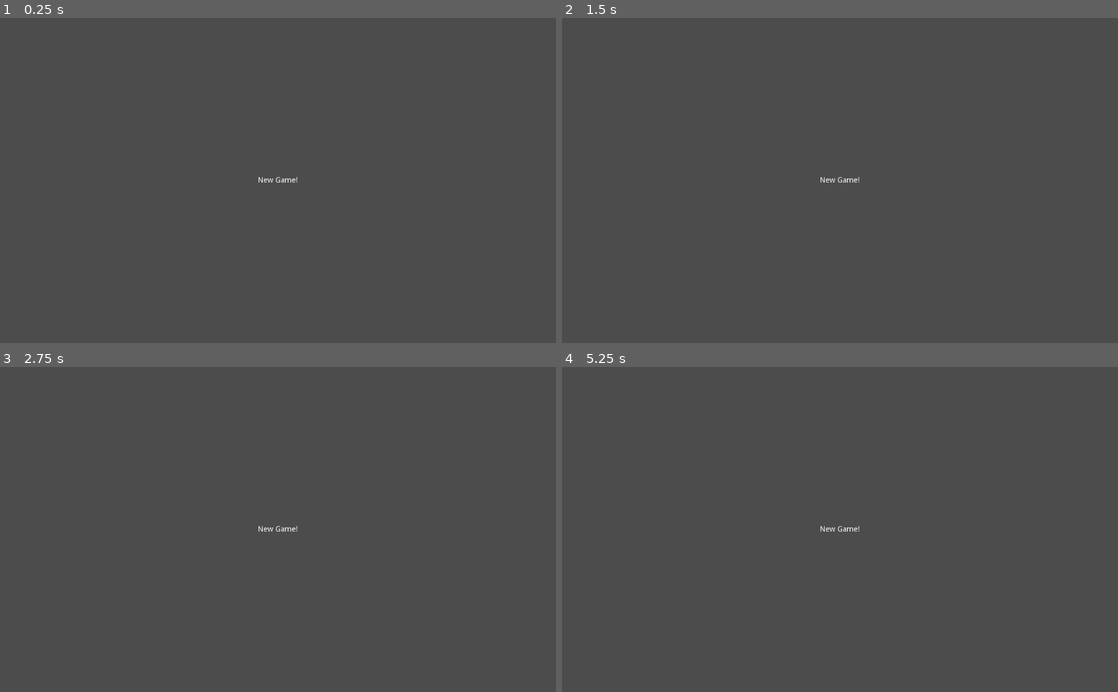
Above: before the commit, frames 1-4 (two rows, left to right).
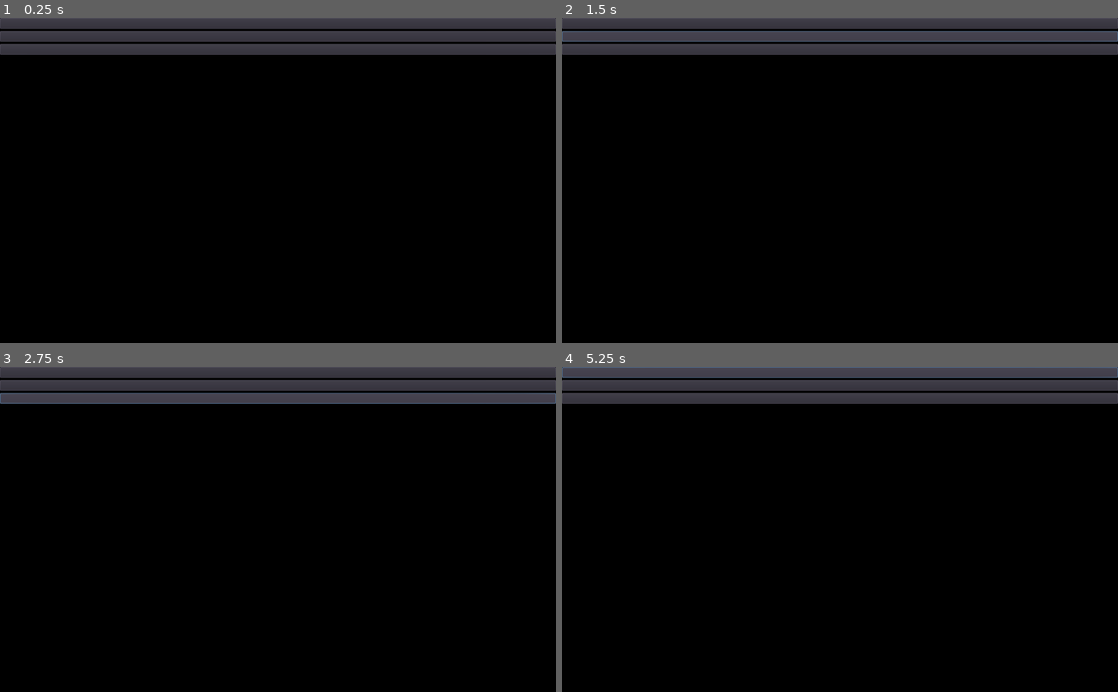
Above: after the commit, the same moments.

Repository: mamack1/trio_repo
Game: Godot game, scene res://scenes/menus/main_manu/Main.tscn
The game is run twice, just before and just after one commit, with the same random seed, the same clock (stepped at 60 frames per second) and the same inputs. Before the commit the project starts from res://Main.tscn.
Inputs (mouse positions are in pixels of both pictures, inside the frame that each line leads up to):
- Up to frame 1 (0.25 s): no input
- Up to frame 2 (1.5 s): click (840, 24) at 0.52 s; click (840, 37) at 1.27 s
- Up to frame 3 (2.75 s): click (278, 399) at 2.02 s
- Up to frame 4 (5.25 s): click (840, 373) at 2.77 s; click (840, 386) at 3.52 s; click (840, 399) at 4.27 s; click (840, 373) at 5.02 s

The runs differ from the first frame. In frame 1, 91% of the frame differs, in the area x 0-100%, y 0-100%; in frame 2, 91%; in frame 3, 91%; in frame 4, 91%.

Commit message:
basic file structure
Created the basic file structure and begun work on the main menu. Renamed files and organized

Diff:
--- a/src/Main.tscn
+++ /dev/null
@@ -1,16 +0,0 @@
-[gd_scene format=2]
-
-[node name="Main" type="Control"]
-anchor_right = 1.0
-anchor_bottom = 1.0
-
-[node name="Control" type="CenterContainer" parent="."]
-anchor_right = 1.0
-anchor_bottom = 1.0
-
-[node name="Label" type="Label" parent="Control"]
-margin_left = 475.0
-margin_top = 293.0
-margin_right = 549.0
-margin_bottom = 307.0
-text = "New Game!"
--- a/src/Scenes/AnimatedSprite.tscn
+++ b/src/Scenes/AnimatedSprite.tscn
@@ -1,6 +1,7 @@
 [gd_scene load_steps=7 format=2]
 
-[ext_resource path="res://Assets/output-onlinepngtools.png" type="Texture" id=1]
+[ext_resource path="res://assets/sprites/1bit_assets.png" type="Texture" id=1]
+
 
 [sub_resource type="AtlasTexture" id=2]
 flags = 4
--- a/src/default_env.tres
+++ /dev/null
@@ -1,7 +0,0 @@
-[gd_resource type="Environment" load_steps=2 format=2]
-
-[sub_resource type="ProceduralSky" id=1]
-
-[resource]
-background_mode = 2
-background_sky = SubResource( 1 )
--- a/src/project.godot
+++ b/src/project.godot
@@ -11,7 +11,7 @@
 [application]
 
 config/name="Techwise Trio Project"
-run/main_scene="res://Main.tscn"
+run/main_scene="res://scenes/menus/main_manu/Main.tscn"
 config/icon="res://icon.png"
 
 [gui]
@@ -21,7 +21,3 @@
 [physics]
 
 common/enable_pause_aware_picking=true
-
-[rendering]
-
-environment/default_environment="res://default_env.tres"
--- /dev/null
+++ b/src/scenes/menus/main_manu/Main.tscn
@@ -0,0 +1,28 @@
+[gd_scene format=2]
+
+[node name="main_menu" type="Control"]
+anchor_right = 1.0
+anchor_bottom = 1.0
+
+[node name="ColorRect" type="ColorRect" parent="."]
+anchor_right = 1.0
+anchor_bottom = 1.0
+color = Color( 0, 0, 0, 1 )
+
+[node name="VBoxContainer" type="VBoxContainer" parent="."]
+anchor_right = 1.0
+anchor_bottom = 1.0
+
+[node name="Button" type="Button" parent="VBoxContainer"]
+margin_right = 1024.0
+margin_bottom = 20.0
+
+[node name="Button2" type="Button" parent="VBoxContainer"]
+margin_top = 24.0
+margin_right = 1024.0
+margin_bottom = 44.0
+
+[node name="Button3" type="Button" parent="VBoxContainer"]
+margin_top = 48.0
+margin_right = 1024.0
+margin_bottom = 68.0
Not shown, changed: src/Scenes/output-onlinepngtools.png.import
Binary file added: src/assets/fonts/1-BitFont.TTF
Renamed: src/Assets/output-onlinepngtools.png -> src/assets/sprites/1bit_assets.png
Not shown, changed: src/assets/sprites/1bit_assets.png.import
